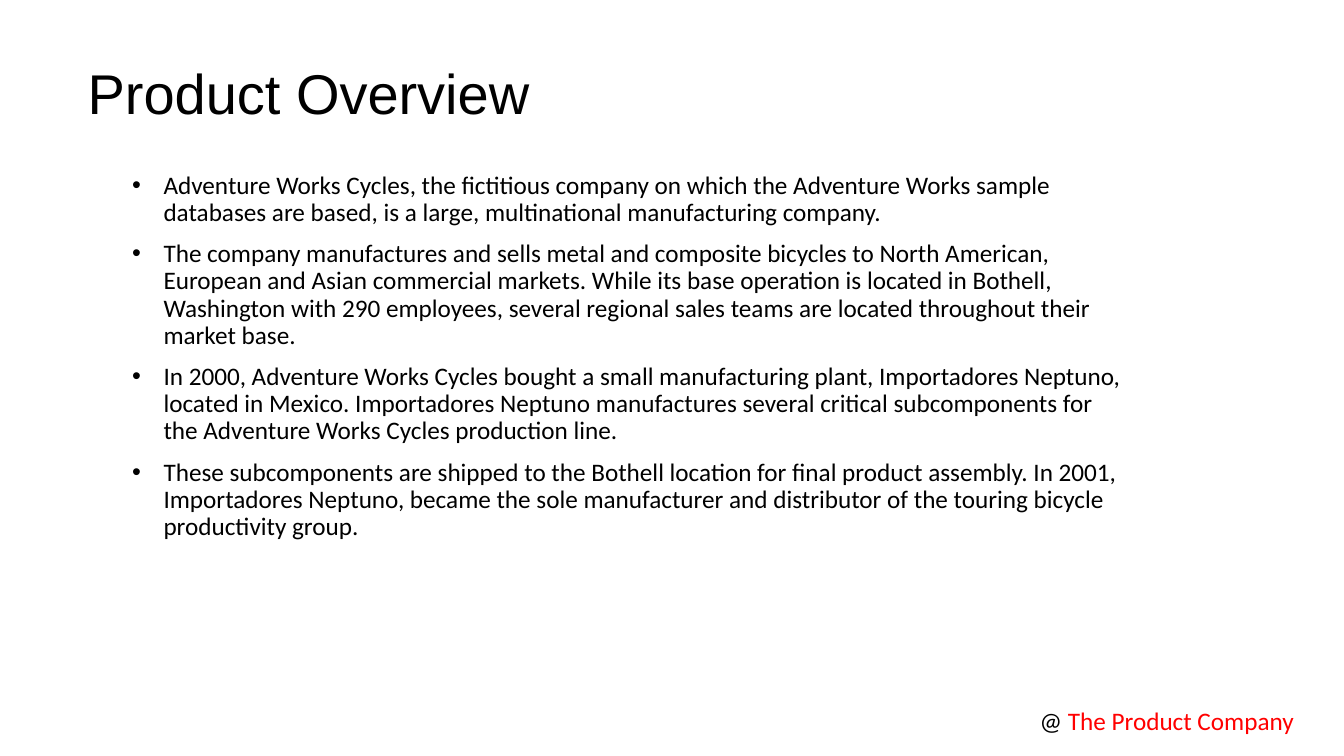
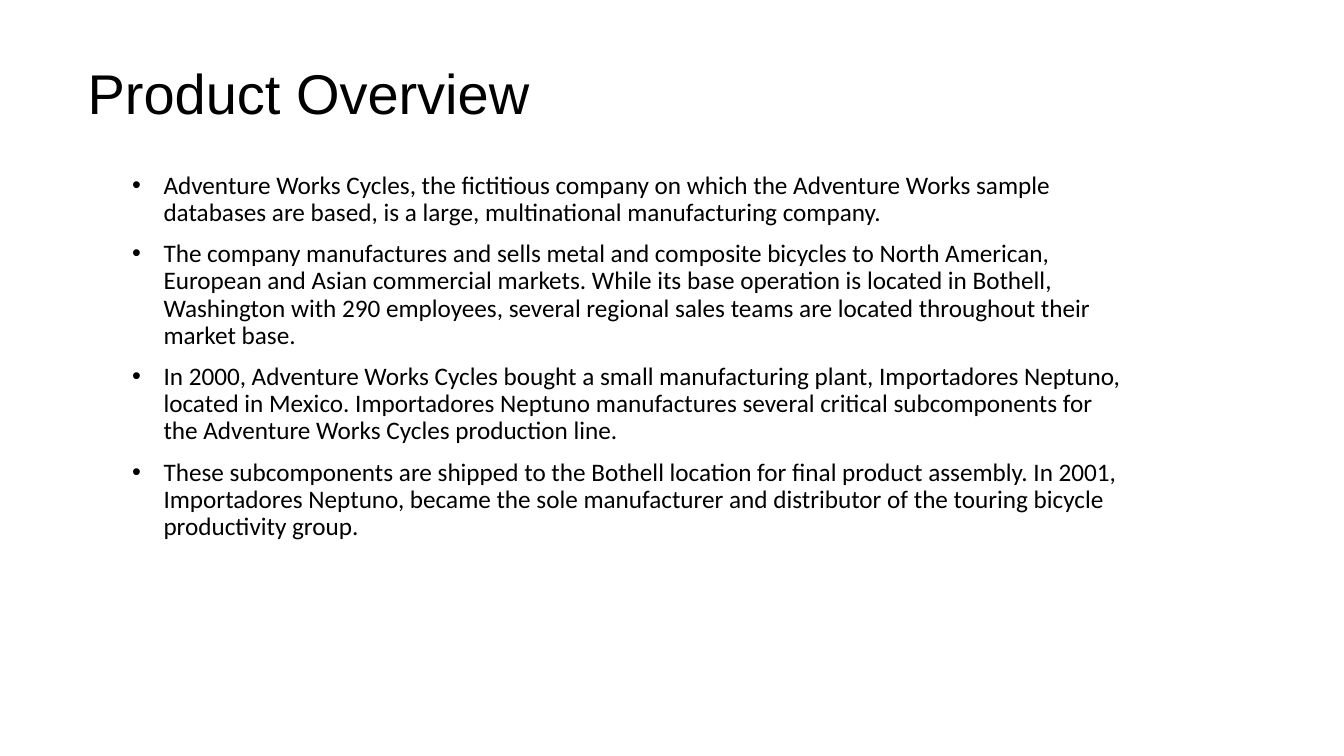
Before and after one commit to SyncfusionExamples/convert-powerpoint-to-images-c-sharp, a slide deck: slide 2 of Convert-PowerPoint-slide-to-Image/.NET/Convert-PowerPoint-slide-to-Image/Template.pptx. Drawn at 1344x756 pixels with LibreOffice and Linux fonts; fonts in the diff are those of the drawing. Boxes give left, top, right and bottom in pixels: in the first picture for what was removed or moved away, otherwise in the second. Text is boxed around its words. In the diff, an @@ line names an element or a change of style, - is before the commit and + after.

```diff
--- a/Convert-PowerPoint-slide-to-Image/.NET/Convert-PowerPoint-slide-to-Image/Template.pptx
+++ b/Convert-PowerPoint-slide-to-Image/.NET/Convert-PowerPoint-slide-to-Image/Template.pptx
@@ text removed at <box>1068,712,1293,734</box> @@
-@ The Product Company
```
Also in this commit, not shown: 1 other slide changed, 3 slides added, 1 slide removed, 4 other files.
